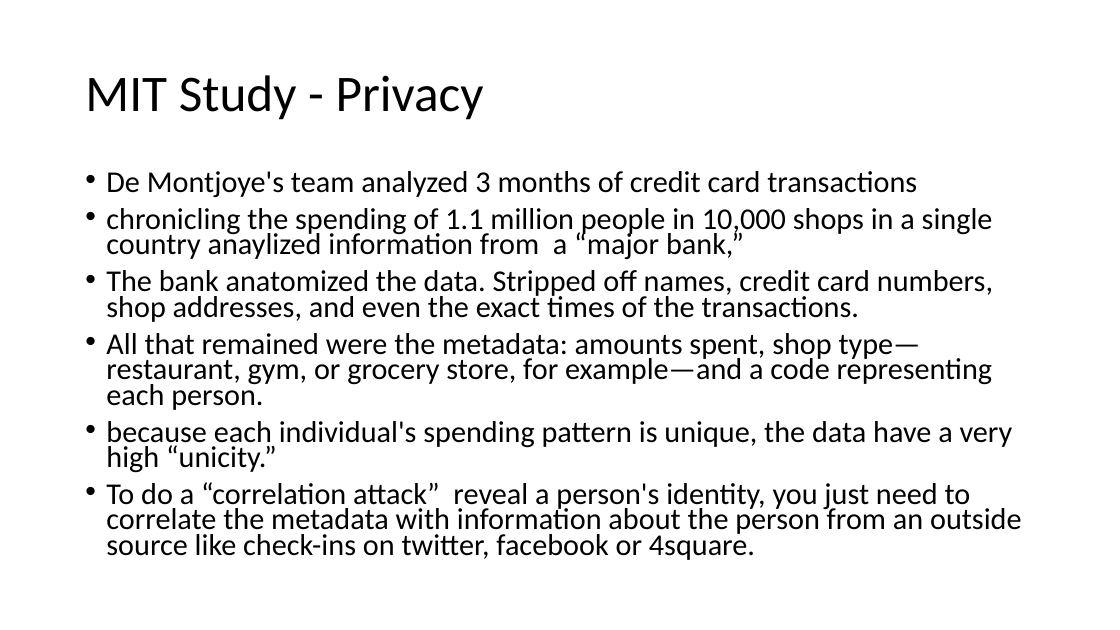
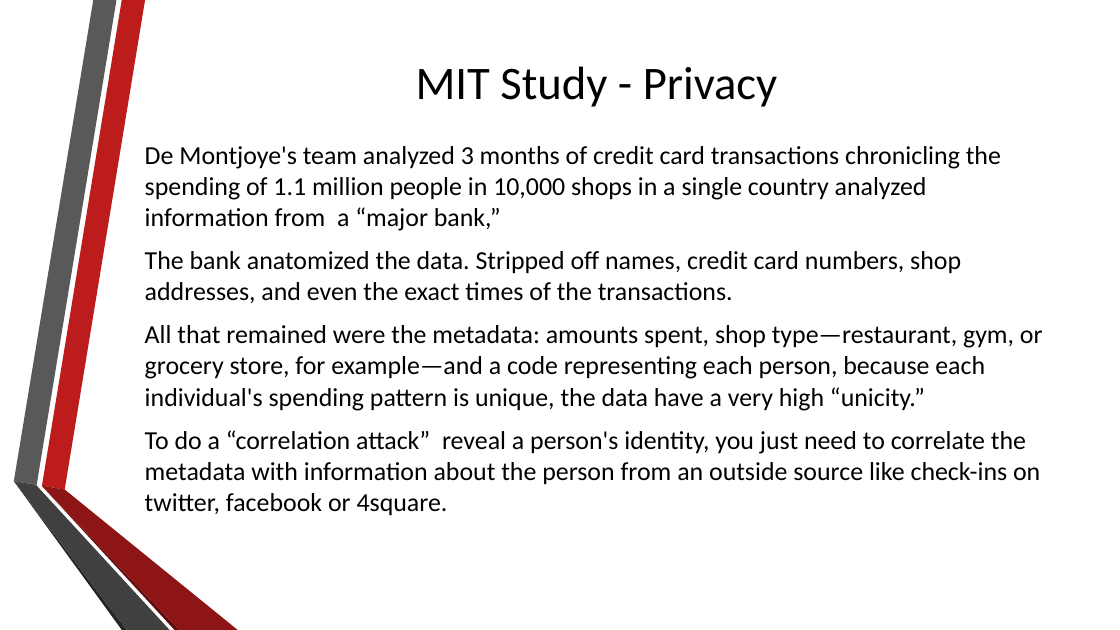
Before and after one commit to deniseygrace/COT-4935-Group-7-Project, a slide deck: slide 17 of Twitter Powerpoint_02_04_05.pptx (slide 15 before the commit). Drawn at 1120x630 pixels with LibreOffice and Linux fonts; fonts in the diff are those of the drawing; background and template pictures are left out. Boxes give left, top, right and bottom in pixels: in the first picture for what was removed or moved away, otherwise in the second. Text is boxed around its words. In the diff, an @@ line names an element or a change of style, - is before the commit and + after.

```diff
--- a/Twitter Powerpoint_02_04_05.pptx
+++ b/Twitter Powerpoint_02_04_05.pptx
@@ title "MIT Study - Privacy": place and size @@
-title "MIT Study - Privacy" at bbox=[85, 75, 484, 120]
+title "MIT Study - Privacy" at bbox=[416, 66, 777, 107]
@@ title "MIT Study - Privacy" at bbox=[416, 66, 777, 107]: size 44 to 40 pt; alignment left to centre; line spacing 0.9 to 1 @@
@@ text "De Montjoye's team analyzed 3 ...": place and size @@
-text "De Montjoye's team analyzed 3 ..." at bbox=[106, 171, 1022, 560]
+text "De Montjoye's team analyzed 3 ..." at bbox=[145, 146, 1043, 516]
@@ text "De Montjoye's team analyzed 3 ..." at bbox=[145, 146, 1043, 516]: vertical alignment top to middle @@
@@ text at bbox=[145, 146, 1001, 231]: text changed; size 25.9 to 22.2 pt @@
-• De Montjoye's team analyzed 3 months of credit card transactions
-• chronicling the spending of 1.1 million people in 10,000 shops in a single country anaylized information from a “major bank,”
+De Montjoye's team analyzed 3 months of credit card transactions chronicling the spending of 1.1 million people in 10,000 shops in a single country analyzed information from a “major bank,”
@@ text at bbox=[145, 251, 1040, 516]: size 25.9 to 22.2 pt in "The bank anatomized the data. Stripped off ...", "To do a “correlation attack” reveal a ..."; bullet • to none; line spacing 0.7 to 1 @@
@@ text at bbox=[145, 325, 1043, 411]: text changed; size 25.9 to 22.2 pt @@
-• All that remained were the metadata: amounts spent, shop type—restaurant, gym, or grocery store, for example—and a code representing each person.
-• because each individual's spending pattern is unique, the data have a very high “unicity.”
+All that remained were the metadata: amounts spent, shop type—restaurant, gym, or grocery store, for example—and a code representing each person, because each individual's spending pattern is unique, the data have a very high “unicity.”
@@ group added at bbox=[13, 0, 238, 630]: 6 freeform shapes @@
```
Also in this commit, not shown: 21 other slides changed, 11 slides added, 2 slides removed, 4 other files.
